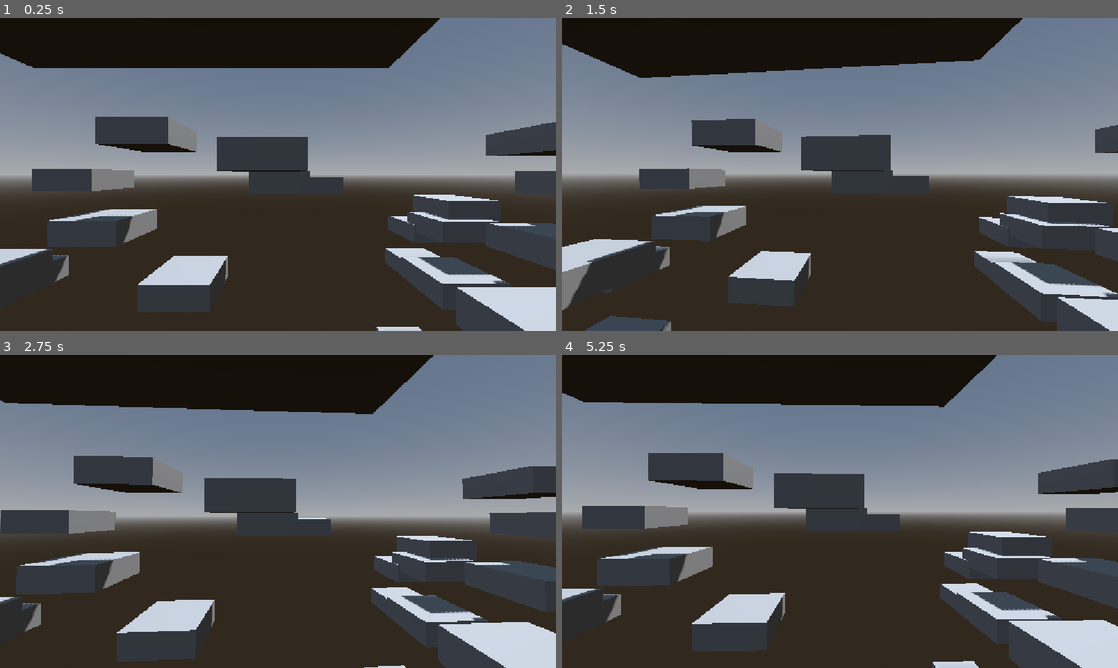
Above: before the commit, frames 1-4 (two rows, left to right).
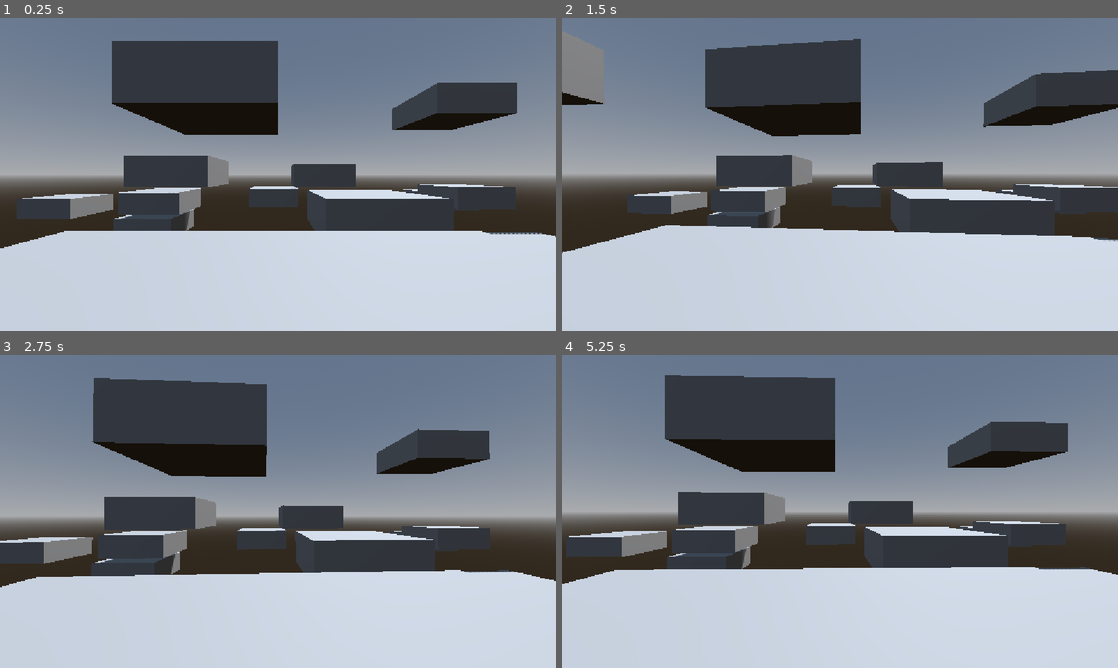
Above: after the commit, the same moments.

Repository: MarioSuper999/Godot_Dih_Mah_Tih
Game: Godot game, scene res://scenes/game.tscn
The game is run twice, just before and just after one commit, with the same random seed, the same clock (stepped at 60 frames per second) and the same inputs.
Inputs (mouse positions are in pixels of both pictures, inside the frame that each line leads up to):
- Up to frame 1 (0.25 s): no input
- Up to frame 2 (1.5 s): tap Enter (ui_accept) at 0.5, 1.25 s; move the mouse to (962, 158) at 0.52 s; hold D (input_right) 0.53-1.28 s; tap Shift (input_sprint) at 0.6 s; click (962, 158) at 0.67 s; tap Space (input_jump) at 0.77, 0.8, 1.07, 1.35 s; move the mouse to (812, 174) at 1.27 s; hold W (input_forward) from 1.28 s (still down)
- Up to frame 3 (2.75 s): keep holding W (input_forward); tap Space (input_jump) at 1.52, 1.82, 2.3 s; tap Shift (input_sprint) at 1.55, 2.1 s; move the mouse to (289, 505) at 2.02 s
- Up to frame 4 (5.25 s): keep holding W (input_forward); move the mouse to (834, 517) at 2.77 s; tap Shift (input_sprint) at 2.85, 4.35, 5.1 s; click (834, 517) at 2.92 s; tap Space (input_jump) at 3.02, 3.32, 3.6, 3.77, 4.07, 4.52, 4.82 s; tap Enter (ui_accept) at 3.5, 5 s; move the mouse to (878, 514) at 3.52 s; move the mouse to (795, 508) at 4.27 s; move the mouse to (845, 511) at 5.02 s; click (845, 511) at 5.17 s

The runs differ from the first frame. In frame 1, 64% of the frame differs, in the area x 0-100%, y 0-100%; in frame 2, 63%; in frame 3, 64%; in frame 4, 64%.

Commit message:
character

Diff:
--- a/scenes/game.tscn
+++ b/scenes/game.tscn
@@ -1,7 +1,7 @@
 [gd_scene format=3 uid="uid://c5hkbw7v06nu8"]
 
+[ext_resource type="PackedScene" uid="uid://dutvo3impdcnu" path="res://prefabs/rooms/box.tscn" id="2_lnu2h"]
 [ext_resource type="PackedScene" uid="uid://cau53ipnrku4w" path="res://scenes/Player-Character.tscn" id="2_yqjtg"]
-[ext_resource type="Script" uid="uid://bamyao7j7la52" path="res://scripts/procedural-generation.gd" id="3_lnu2h"]
 
 [sub_resource type="ProceduralSkyMaterial" id="ProceduralSkyMaterial_uwrxv"]
 sky_horizon_color = Color(0.66224277, 0.6717428, 0.6867428, 1)
@@ -15,6 +15,28 @@
 sky = SubResource("Sky_yqjtg")
 glow_enabled = true
 
+[sub_resource type="GDScript" id="GDScript_lbhrr"]
+script/source = "extends Node
+const BOUNDARY_X := 100
+const BOUNDARY_Y := 75
+const BOUNDARY_Z := 100
+@onready var box = preload(\"res://prefabs/rooms/box.tscn\")
+
+func _ready() -> void:
+	for i in range(randf_range(50,75)):
+
+		var new_box = box.instantiate()
+		add_child.call_deferred(new_box)
+
+		var collision_node = new_box.get_node(\"CollisionShape3D\")
+		collision_node.shape = collision_node.shape.duplicate()
+		collision_node.shape.size = Vector3(20.0,7.5,20.0)
+		new_box.position += Vector3(randf_range(-BOUNDARY_X,BOUNDARY_X),randf_range(-BOUNDARY_Y,BOUNDARY_Y-50),randf_range(-BOUNDARY_Z,BOUNDARY_Z))
+
+func _process(delta: float) -> void:
+	pass
+"
+
 [node name="Game" type="Node3D" unique_id=1776949651]
 
 [node name="WorldEnvironment" type="WorldEnvironment" parent="." unique_id=998541414]
@@ -25,7 +47,10 @@
 shadow_enabled = true
 
 [node name="Rooms" type="Node3D" parent="." unique_id=88311267]
-script = ExtResource("3_lnu2h")
+script = SubResource("GDScript_lbhrr")
 
 [node name="Node3D" parent="." unique_id=1196026899 instance=ExtResource("2_yqjtg")]
 transform = Transform3D(1, 0, 0, 0, 1, 0, 0, 0, 1, 0.23332262, 1.9766798, -0.18941355)
+
+[node name="StaticBody3D" parent="." unique_id=603713482 instance=ExtResource("2_lnu2h")]
+transform = Transform3D(1, 0, 0, 0, 1, 0, 0, 0, 1, 0, -3, 0)
--- a/scenes/player.tscn
+++ b/scenes/player.tscn
@@ -1,6 +1,6 @@
 [gd_scene format=3 uid="uid://d2xrw5swb5xo0"]
 
-[ext_resource type="Script" uid="uid://beuyqfu67nflf" path="res://addons/brackeys-proto-controller-main/brackeys-proto-controller-main/proto_controller/proto_controller.gd" id="1_3vyb7"]
+[ext_resource type="Script" uid="uid://beuyqfu67nflf" path="res://scripts/proto_controller.gd" id="1_3vyb7"]
 
 [sub_resource type="CapsuleMesh" id="CapsuleMesh_yj7vy"]
 
--- a/scripts/Camera.gd
+++ b/scripts/Camera.gd
@@ -1,5 +1,4 @@
 extends CharacterBody3D
-
 
 @export var can_move : bool = true
 @export var can_jump : bool = true
@@ -21,7 +20,6 @@
 
 var mouse_captured : bool = true
 var look_rotation : Vector2
-var deltaTime: float = 0
 var target_rotation := Vector2.ZERO
 var smooth_rotation := Vector2.ZERO
 var weight : float = 1
@@ -45,7 +43,6 @@
 		target_rotation.x = clamp(target_rotation.x,deg_to_rad(-85),deg_to_rad(85))
 
 func _physics_process(delta: float) -> void:
-	deltaTime = delta
 	if not is_on_floor():
 		velocity += get_gravity() * delta
 
--- /dev/null
+++ b/scripts/Movement.gd
@@ -0,0 +1,52 @@
+extends CharacterBody3D
+
+@export var can_move : bool = true
+@export var can_jump : bool = true
+@export var can_sprint : bool = true
+@export var can_lerp : bool = true
+@export var flashlight_on : bool = true
+@export_group("Speeds")
+@export var base_speed : float = 7.0
+@export var smooth_speed := 17.5
+@export var jump_velocity : float = 4.5
+@export var sprint_speed : float = 10.0
+@export_group("Input Actions")
+@export var input_left : String = "input_left"
+@export var input_right : String = "input_right"
+@export var input_forward : String = "input_forward"
+@export var input_back : String = "input_backward"
+@export var input_jump : String = "input_jump"
+@export var input_sprint : String = "input_sprint"
+
+var move_speed : float = 0.0
+var weight : float = 0.0
+var target_velocity : Vector3
+var smooth_velocity : Vector3
+
+@onready var head: Node3D = $Head
+@onready var collider: CollisionShape3D = $Collider
+
+func _physics_process(delta: float) -> void:
+	if not is_on_floor():
+		velocity += get_gravity() * delta
+	if can_jump:
+		if Input.is_action_just_pressed(input_jump) and is_on_floor():
+			velocity.y = jump_velocity
+	if can_sprint and Input.is_action_pressed(input_sprint):
+			move_speed = sprint_speed
+			flashlight_on = false
+	else:
+		move_speed = base_speed
+	if can_move:
+		if can_lerp:
+			weight = 1 - exp(-smooth_speed * delta)
+		var input_dir := Input.get_vector(input_left, input_right, input_forward, input_back)
+		var move_dir := (transform.basis * Vector3(input_dir.x, 0, input_dir.y)).normalized()
+		smooth_velocity.x = lerp(smooth_velocity,move_dir,weight)
+		smooth_velocity.z = lerp(smooth_velocity,move_dir,weight)
+		velocity.x = move_dir.x * move_speed
+		velocity.z = move_dir.z * move_speed
+	else:
+		velocity.x = 0
+		velocity.y = 0
+	move_and_slide()
--- /dev/null
+++ b/scripts/Player-Scripts.gd
@@ -0,0 +1,13 @@
+extends Resource
+
+
+func _ready() -> void:
+	pass
+
+
+func _process(delta: float) -> void:
+	pass
+
+
+func _physics_process(delta: float) -> void:
+	pass
--- a/scripts/procedural-generation.gd
+++ /dev/null
@@ -1,19 +0,0 @@
-extends Node
-const BOUNDARY_X := 100
-const BOUNDARY_Y := 75
-const BOUNDARY_Z := 100
-@onready var box = preload("res://prefabs/rooms/box.tscn")
-
-func _ready() -> void:
-	for i in range(randf_range(50,75)):
-
-		var new_box = box.instantiate()
-		add_child.call_deferred(new_box)
-
-		var collision_node = new_box.get_node("CollisionShape3D")
-		collision_node.shape = collision_node.shape.duplicate()
-		collision_node.shape.size = Vector3(20.0,7.5,20.0)
-		new_box.position += Vector3(randf_range(-BOUNDARY_X,BOUNDARY_X),randf_range(-BOUNDARY_Y,BOUNDARY_Y-50),randf_range(-BOUNDARY_Z,BOUNDARY_Z))
-
-func _process(delta: float) -> void:
-	pass
Not shown, changed: addons/brackeys-proto-controller-main/brackeys-proto-controller-main/proto_controller/proto_controller.tscn
Not shown, added: scripts/Movement.gd.uid
Not shown, added: scripts/Player-Scripts.gd.uid
Not shown, removed: scripts/procedural-generation.gd.uid
Renamed: addons/brackeys-proto-controller-main/brackeys-proto-controller-main/proto_controller/proto_controller.gd -> scripts/proto_controller.gd
Renamed: addons/brackeys-proto-controller-main/brackeys-proto-controller-main/proto_controller/proto_controller.gd.uid -> scripts/proto_controller.gd.uid
